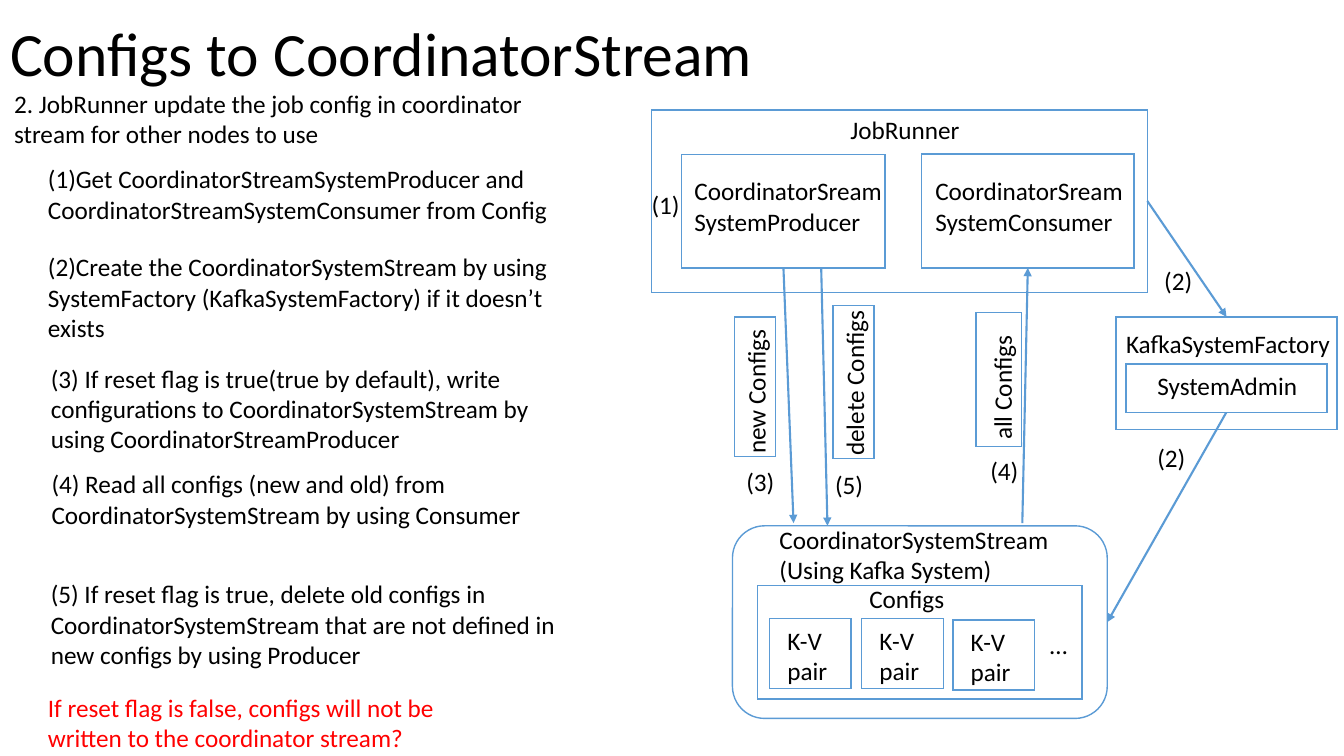
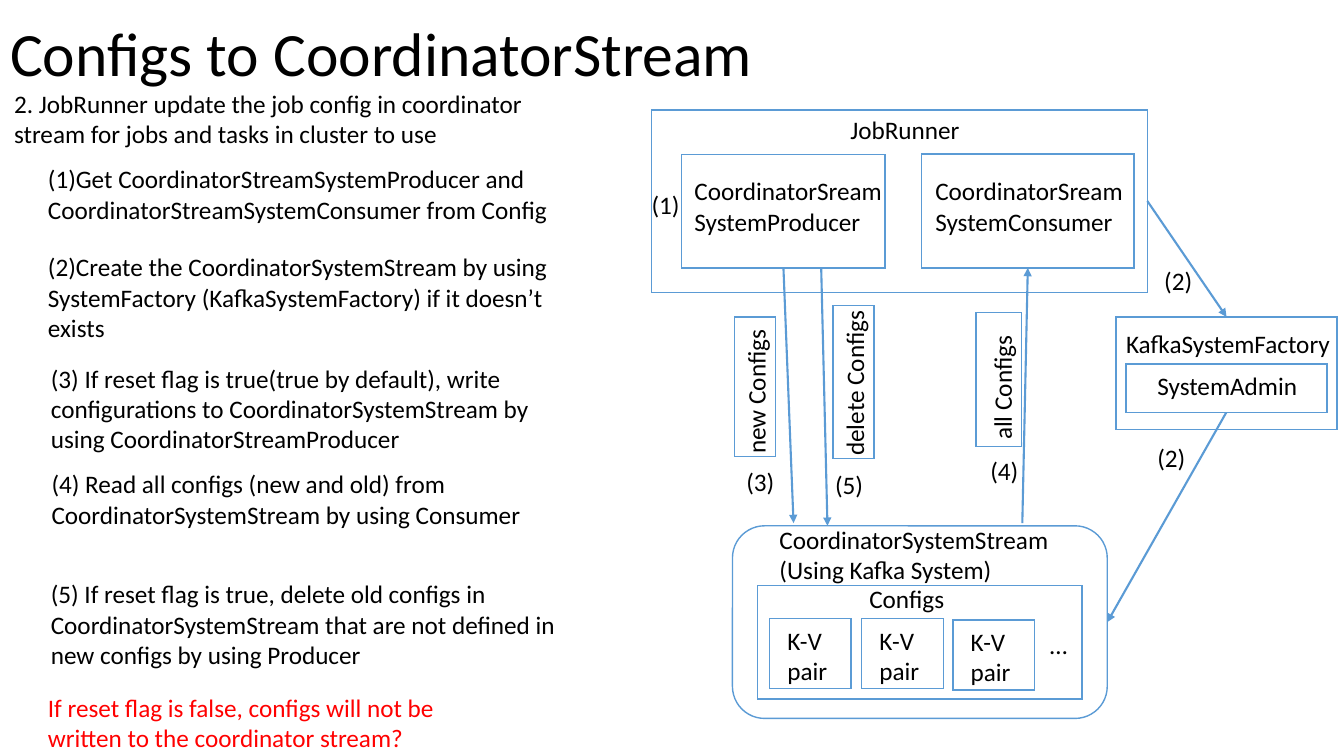
Before and after one commit to Swrrt/Samza-Documents, a slide deck: slide 66 of Documentation/SamzaStructure.pptx. Drawn at 1344x756 pixels with LibreOffice and Linux fonts; fonts in the diff are those of the drawing. Boxes give left, top, right and bottom in pixels: in the first picture for what was removed or moved away, otherwise in the second. Text is boxed around its words. In the diff, an @@ line names an element or a change of style, - is before the commit and + after.

```diff
--- a/Documentation/SamzaStructure.pptx
+++ b/Documentation/SamzaStructure.pptx
@@ text at (x1=14, y1=95, x2=522, y2=148): text changed @@
-2. JobRunner update the job config in coordinator stream for other nodes to use
+2. JobRunner update the job config in coordinator stream for jobs and tasks in cluster to use
```
Also in this commit, not shown: 1 other slide changed.
